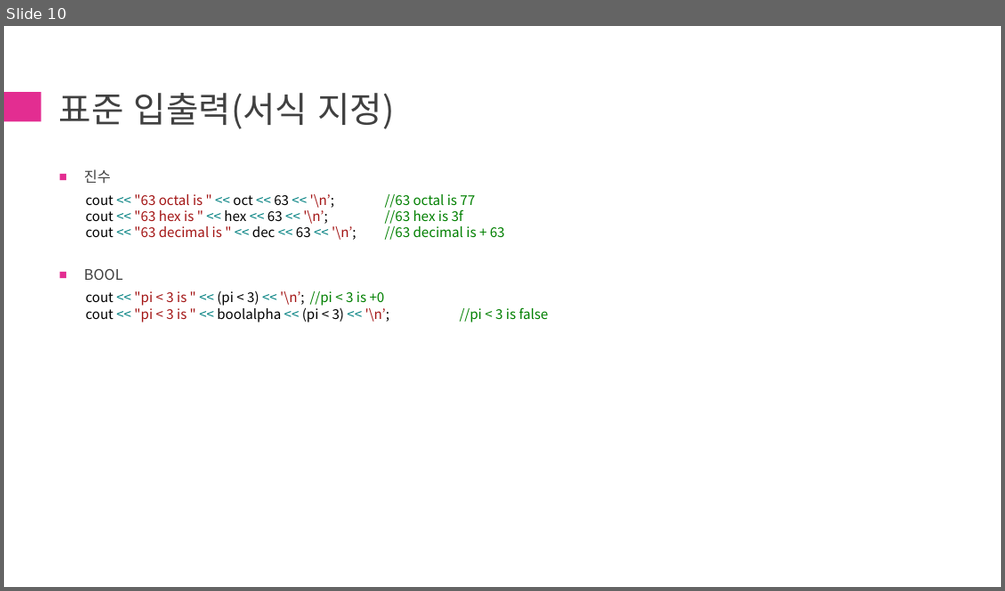
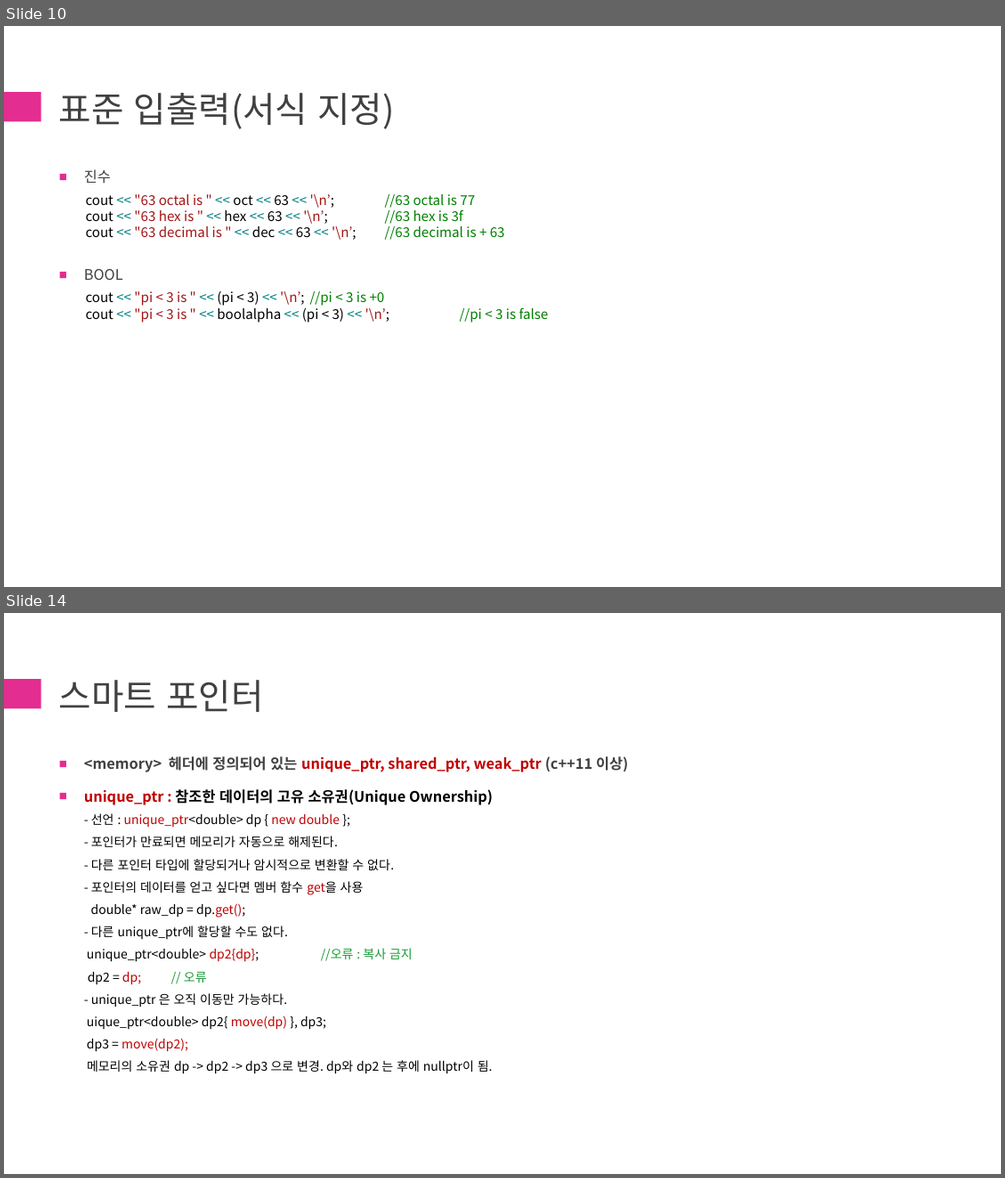
Before and after one commit to chaehanbyul/ModernCpp, a slide deck: 1st/[ModernCpp]1st.pptx. Shown one above the other, each under a label of ours: slide 10 before the commit, slides 10 and 14 after it; the slides between them are not shown. The pictures are 1005x591 and 1005x1178 pixels, drawn with LibreOffice and Linux fonts; fonts in the diff are those of the drawing. Boxes give left, top, right and bottom in pixels: in the first picture for what was removed or moved away, otherwise in the second. Text is boxed around its words. In the diff, an @@ line names an element or a change of style, - is before the commit and + after.

Commit message:
Update [ModernCpp]1st.pptx
I/O, 배열, 포인터 내용 추가

```diff
--- a/1st/[ModernCpp]1st.pptx
+++ b/1st/[ModernCpp]1st.pptx
@@ slide 14 added at bbox=[4, 613, 1001, 1174], background #FFFFFF; not listed: 1 template element that a slide beside it also shows @@
@@ title added at bbox=[59, 680, 263, 712], 34 pt, text #404040 @@
+스마트 포인터
@@ text added at bbox=[84, 756, 628, 1074], 12 pt, text #000000 @@
+■ <memory> 헤더에 정의되어 있는 unique_ptr, shared_ptr, weak_ptr (c++11 이상)
+■ unique_ptr : 참조한 데이터의 고유 소유권(Unique Ownership)
+  - 선언 : unique_ptr<double> dp { new double };
+  - 포인터가 만료되면 메모리가 자동으로 해제된다.
+  - 다른 포인터 타입에 할당되거나 암시적으로 변환할 수 없다.
+  - 포인터의 데이터를 얻고 싶다면 멤버 함수 get을 사용
+  double* raw_dp = dp.get();
+  - 다른 unique_ptr에 할당할 수도 없다.
+  unique_ptr<double> dp2{dp}; //오류 : 복사 금지
+  dp2 = dp; // 오류
+  - unique_ptr 은 오직 이동만 가능하다.
+  uique_ptr<double> dp2{ move(dp) }, dp3;
+  dp3 = move(dp2);
+  메모리의 소유권 dp -> dp2 -> dp3 으로 변경. dp와 dp2 는 후에 nullptr이 됨.
```
Also in this commit, not shown: 1 slide changed, 3 other slides added.
